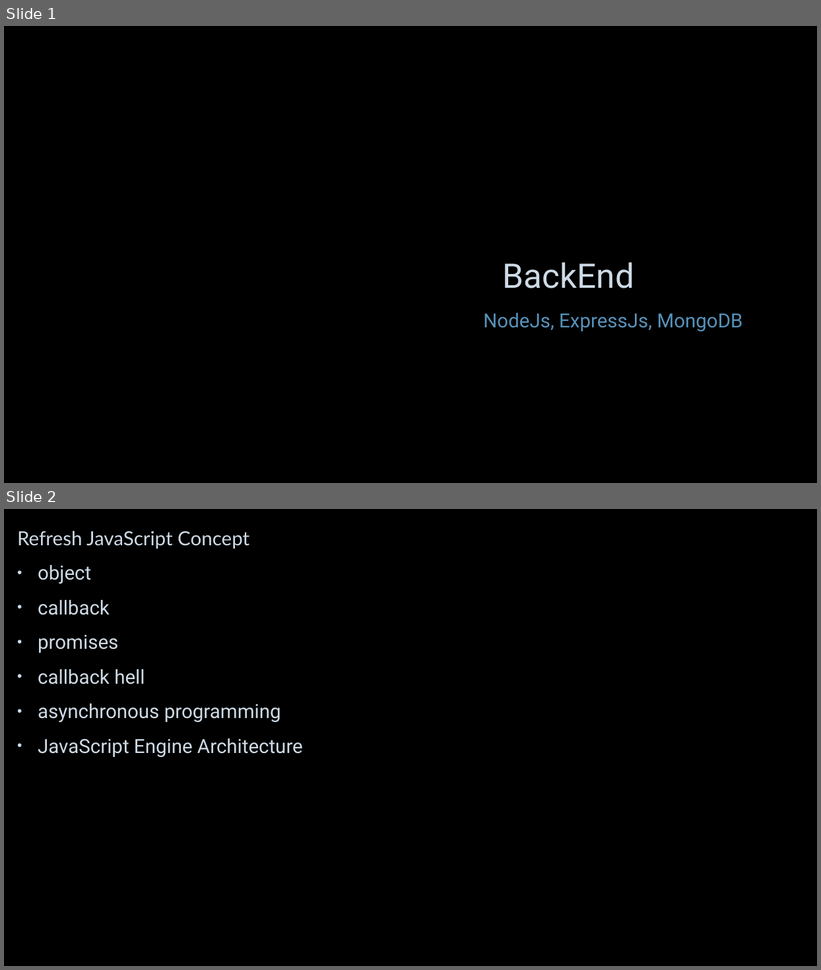
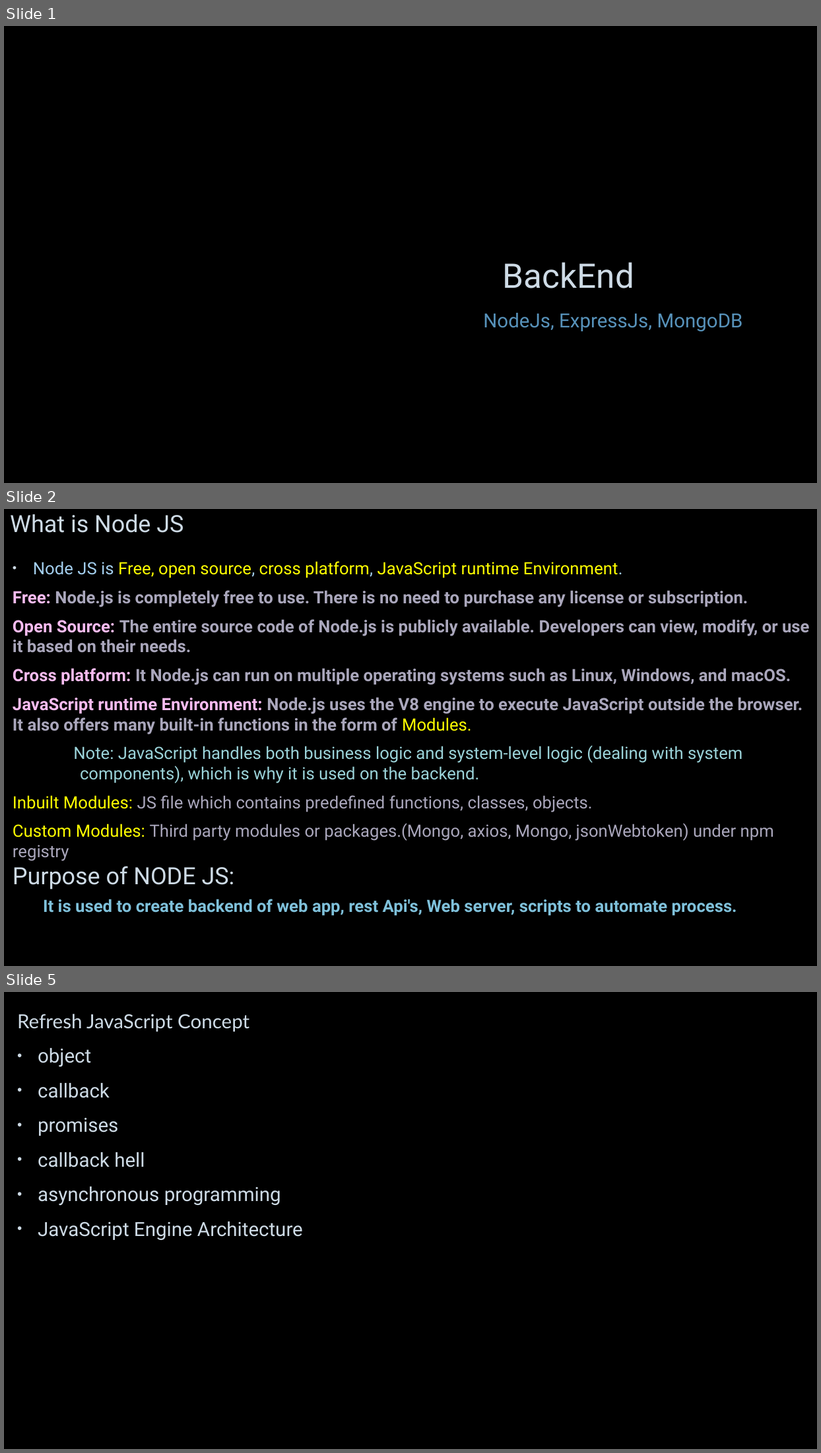
Before and after one commit to JhanaR/mylearnNode, a slide deck: BackEnd - Notes.pptx. Shown one above the other, each under a label of ours: slides 1 and 2 before the commit, slides 1, 2 and 5 after it; the slides between them are not shown. The pictures are 821x970 and 821x1453 pixels, drawn with LibreOffice and Linux fonts; fonts in the diff are those of the drawing; background and template pictures are left out. Boxes give left, top, right and bottom in pixels: in the first picture for what was removed or moved away, otherwise in the second. Text is boxed around its words. In the diff, an @@ line names an element or a change of style, - is before the commit and + after.

```diff
--- a/BackEnd - Notes.pptx
+++ b/BackEnd - Notes.pptx
@@ slide 2 added at [4, 509, 817, 966], background picture (left out) @@
@@ title added at [10, 514, 184, 533], 28 pt, text #CEDBE6 @@
+What is Node JS
@@ text added at [13, 561, 809, 916], 20 pt, text #AAA7BC, bold @@
+• Node JS is Free, open source, cross platform, JavaScript runtime Environment.
+Free: Node.js is completely free to use. There is no need to purchase any license or subscription.
+Open Source: The entire source code of Node.js is publicly available. Developers can view, modify, or use it based on their needs.
+Cross platform: It Node.js can run on multiple operating systems such as Linux, Windows, and macOS.
+JavaScript runtime Environment: Node.js uses the V8 engine to execute JavaScript outside the browser. It also offers many built-in functions in the form of Modules.
+Note: JavaScript handles both business logic and system-level logic (dealing with system components), which is why it is used on the backend.
+Inbuilt Modules: JS file which contains predefined functions, classes, objects.
+Custom Modules: Third party modules or packages.(Mongo, axios, Mongo, jsonWebtoken) under npm registry
+Purpose of NODE JS:
+It is used to create backend of web app, rest Api's, Web server, scripts to automate process.
@@ what was slide 2 is now slide 5 @@
```
Also in this commit, not shown: 8 slides changed, 8 other slides added, 1 slide removed, 5 other files.
